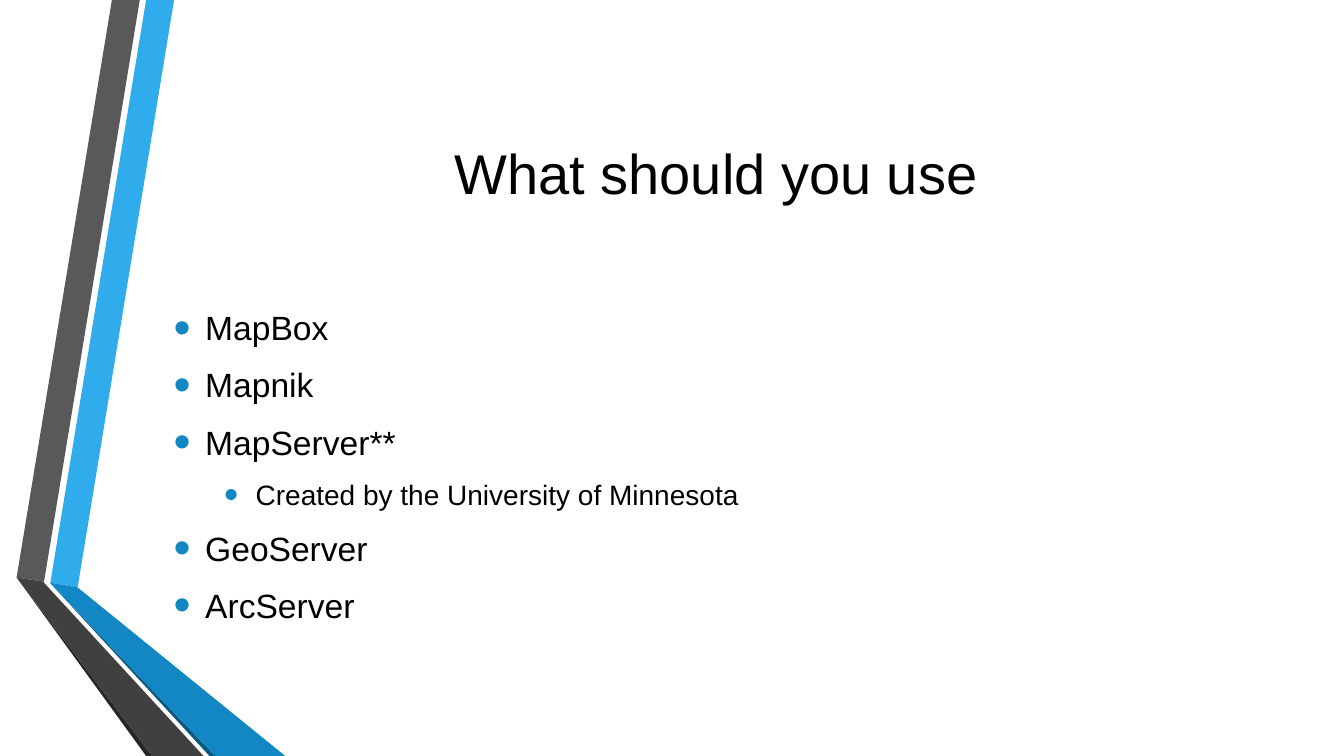
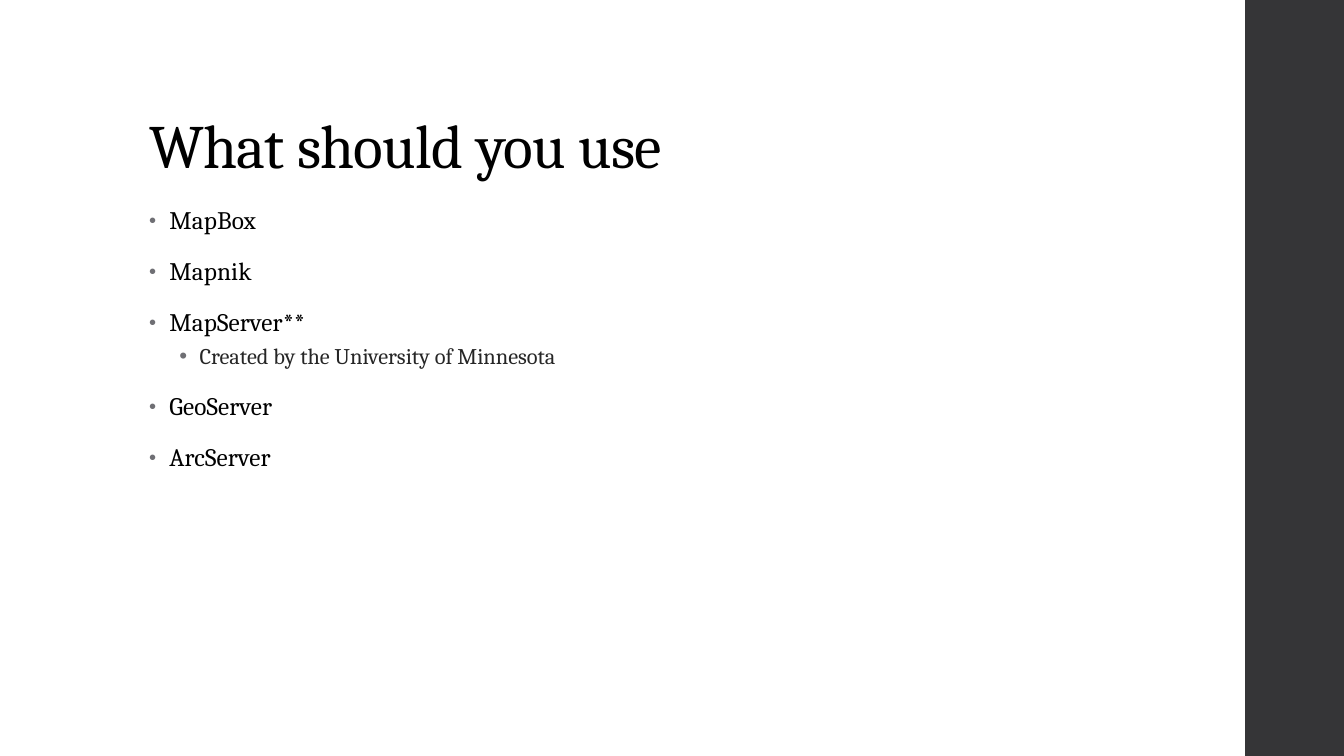
Before and after one commit to MGIS-UMN/GIS5577_week10, a slide deck: slide 8 of WebMapping_Backend.odp (slide 7 before the commit). Drawn at 1344x756 pixels with LibreOffice and Linux fonts; fonts in the diff are those of the drawing; background and template pictures are left out. Boxes give left, top, right and bottom in pixels: in the first picture for what was removed or moved away, otherwise in the second. Text is boxed around its words. In the diff, an @@ line names an element or a change of style, - is before the commit and + after.

```diff
--- a/WebMapping_Backend.odp
+++ b/WebMapping_Backend.odp
@@ freeform shape added at <box>1245,0,1344,756</box>, fill #353537 @@
@@ title "What should you use": place and size @@
-title "What should you use" at <box>455,153,977,204</box>
+title "What should you use" at <box>149,125,662,181</box>
@@ title "What should you use" at <box>149,125,662,181</box>: size 40 to 44 pt, font Arial to Cambria, letter spacing 0 to -0.5 pt; alignment centre to left; line spacing 1 to 0.9; vertical alignment middle to bottom @@
@@ text "MapBox": place and size @@
-text "MapBox" at <box>205,317,738,619</box>
+text "MapBox" at <box>169,212,555,466</box>
@@ text "MapBox" at <box>169,212,555,466</box>: size 24 to 18 pt, letter spacing 0 to 0.1 pt in "MapBox", "Mapnik", "MapServer**", "GeoServer" and 1 more places; font Arial to Cambria; size 20 to 16 pt, text colour #000000 to #262626 in "Created by the University of Minnesota"; indent changed; line spacing 1 to 0.95; more space between paragraphs; bullet colour #1287C3 to #6F6F74; line spacing 1 to 0.9; less space between paragraphs; vertical alignment middle to top @@
@@ group removed at <box>16,0,285,756</box>: 6 freeform shapes @@
```
Also in this commit, not shown: 6 other slides changed, 14 slides added, 6 slides removed.
